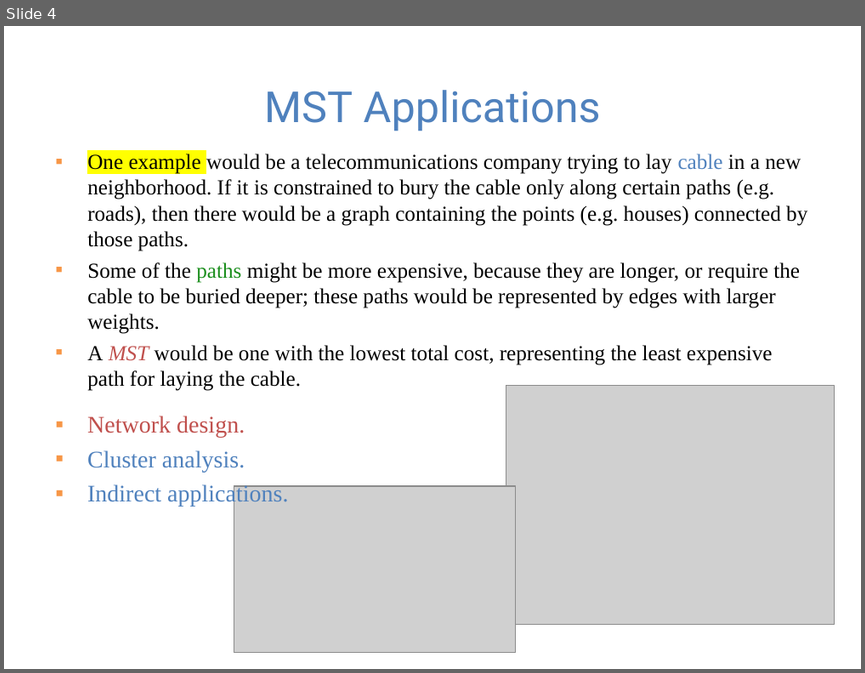
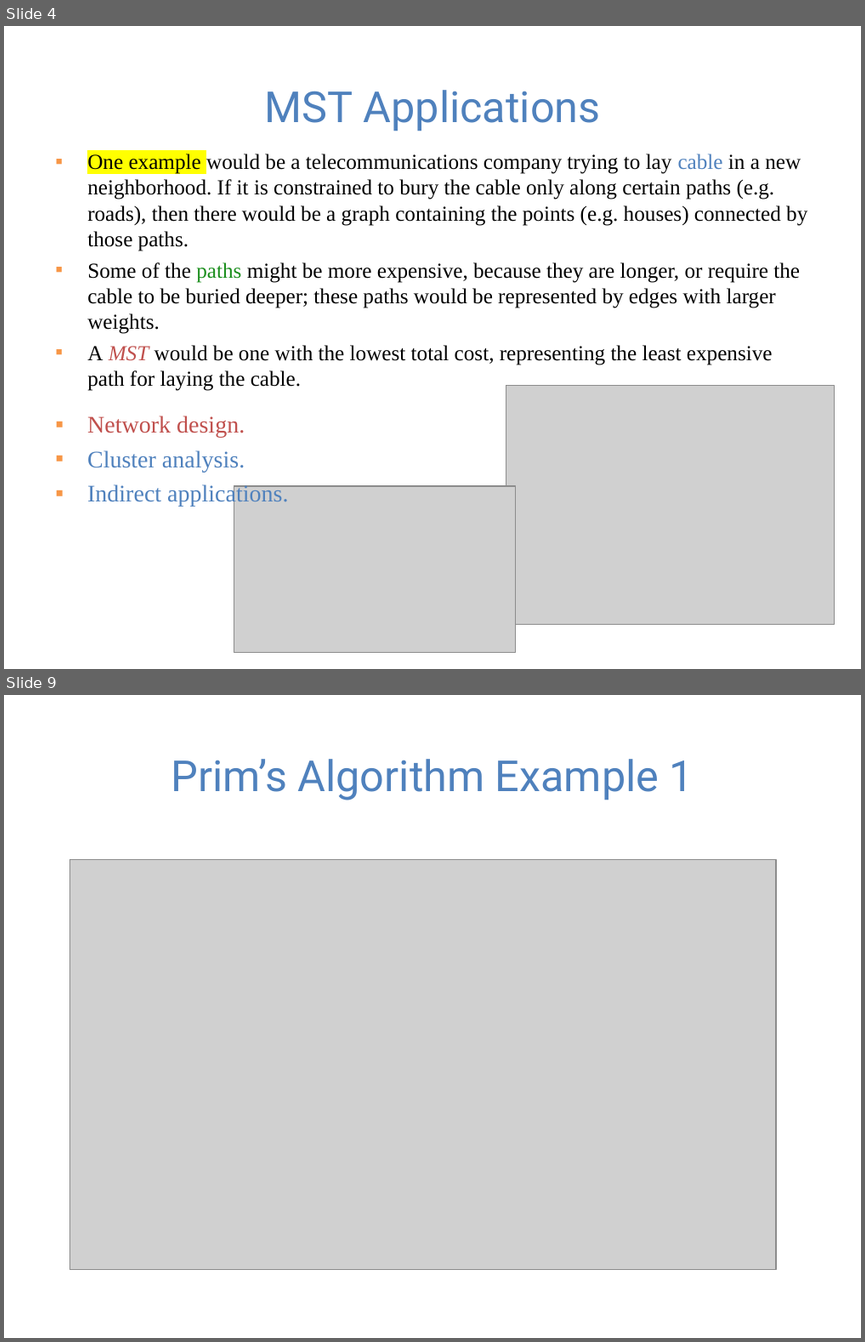
Before and after one commit to guhofstra/CSC111Fa25, a slide deck: PPTs/Lecture 12-minimum spanning trees.pptx. Shown one above the other, each under a label of ours: slide 4 before the commit, slides 4 and 9 after it; the slides between them are not shown. The pictures are 865x673 and 865x1342 pixels, drawn with LibreOffice and Linux fonts; fonts in the diff are those of the drawing; grey boxes stand for pictures. Boxes give left, top, right and bottom in pixels: in the first picture for what was removed or moved away, otherwise in the second. Text is boxed around its words. In the diff, an @@ line names an element or a change of style, - is before the commit and + after.

```diff
--- a/PPTs/Lecture 12-minimum spanning trees.pptx
+++ b/PPTs/Lecture 12-minimum spanning trees.pptx
@@ slide 9 added at bbox=[4, 695, 861, 1338], background #FFFFFF @@
@@ title added at bbox=[171, 759, 693, 800], 36 pt, text #4F81BD @@
+Prim’s Algorithm Example 1
@@ picture added at bbox=[70, 860, 776, 1269] @@
```
Also in this commit, not shown: 4 slides changed, 15 other slides added, 3 other files.
